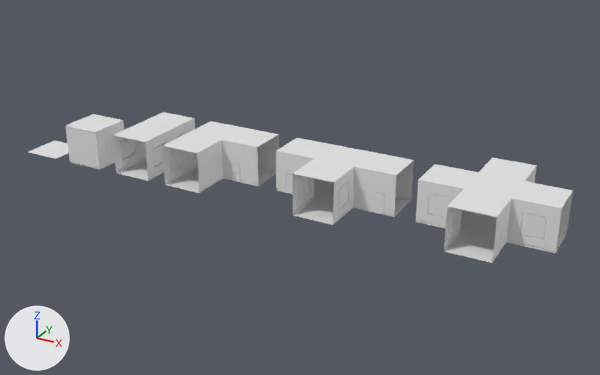
Renders of the FBX model Assets/Models/ModelosCorredoresPedro.fbx from each side of a commit.
Camera for both pictures: a camera (50 mm lens) standing at (56.5, -57.8, 31.8) and looking at (21.4, 6.1, -0.2). Arrows for +X, +Y and +Z are at lower left; the lights stay in place. Where no turn or scale is listed for an object, it has been applied to the vertices.

The older version as bpy lines, for what is in view:
```python
me_alley = bpy.data.meshes.new('Alley')
me_alley.from_pydata(...)  # 477 vertices, 452 faces; spans x -2.0..2.0, y -0.1..4.0, z 0.0..4.0
me_alley.materials.append(mat_textura)  # white #e7e7e7
me_fork = bpy.data.meshes.new('Fork')
me_fork.from_pydata(...)  # 1623 vertices, 1585 faces; spans x -6.0..6.0, y 0.0..8.0, z 0.0..4.0
me_fork.materials.append(mat_textura)  # white #e7e7e7
me_hall = bpy.data.meshes.new('Hall')
me_hall.from_pydata(...)  # 726 vertices, 684 faces; spans x -2.01..2.0, y 0.0..8.0, z 0.0..4.0
me_hall.materials.append(mat_textura)  # white #e7e7e7
me_intersection = bpy.data.meshes.new('Intersection')
me_intersection.from_pydata(...)  # 1520 vertices, 1449 faces; spans x -6.0..6.0, y 0.0..12.0, z 0.0..4.0
me_intersection.materials.append(mat_textura)  # white #e7e7e7
me_turn = bpy.data.meshes.new('Turn')
me_turn.from_pydata(...)  # 1268 vertices, 1216 faces; spans x -2.0..6.0, y 0.0..8.0, z 0.0..4.0
me_turn.materials.append(mat_textura)  # white #e7e7e7
ob_alley = bpy.data.objects.new('Alley', me_alley)
ob_alley.location = (0.0, 0.0, 0.0)
ob_fork = bpy.data.objects.new('Fork', me_fork)
ob_fork.location = (26.0, 0.0, 0.0)
ob_hall = bpy.data.objects.new('Hall', me_hall)
ob_hall.location = (6.0, 0.0, 0.0)
ob_intersection = bpy.data.objects.new('Intersection', me_intersection)
ob_intersection.location = (40.0, 0.0, 0.0)
ob_turn = bpy.data.objects.new('Turn', me_turn)
ob_turn.location = (12.0, 0.0, 0.0)
```
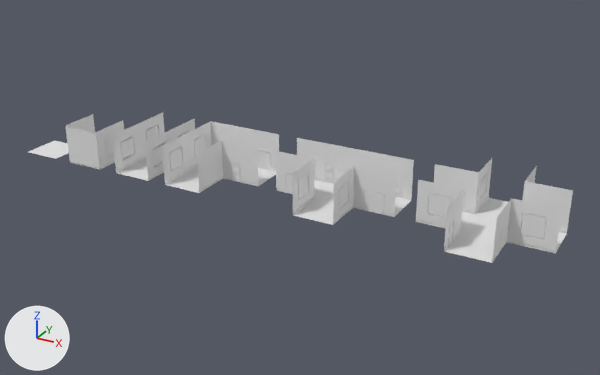
Where the newer file only moved an object's origin or applied its transform, the numbers keep the older frame.

Boxes (x1, y1, x2, y2) around the edits, measured in the pictures (600 x 375 px):
'Intersection', reshaped: before (416, 157, 573, 263); after (416, 158, 573, 263)
part 1 of me_alley, deleted: before (67, 114, 122, 132)
part 2 of me_turn, deleted: before (163, 121, 278, 153)
part 3 of me_intersection, deleted: before (418, 157, 573, 217)
part 4 of me_hall, deleted: before (114, 112, 194, 142)
part 5 of me_fork, deleted: before (276, 138, 413, 182)

Diff of the bpy script that builds the scene:
```diff
--- a/Assets/Models/ModelosCorredoresPedro.fbx.py
+++ b/Assets/Models/ModelosCorredoresPedro.fbx.py
@@ me_intersection @@
 # used by ob_intersection; location = (40.0, 0.0, 0.0)
-me_intersection.from_pydata(...)  # 1520 vertices, 1449 faces; spans x -6.0..6.0, y 0.0..12.0, z 0.0..4.0
+me_intersection.from_pydata(...)  # 1421 vertices, 1329 faces; spans x -6.0..6.0, y 0.0..12.0, z 0.0..4.0
+# me_intersection part 3
+# 99 vertices are removed from x -6.0..6.0, y 0.0..12.0, z 4.0
+# 120 faces are deleted
 me_intersection.materials.append(mat_textura)
@@ me_fork @@
 # used by ob_fork; location = (26.0, 0.0, 0.0)
-me_fork.from_pydata(...)  # 1623 vertices, 1585 faces; spans x -6.0..6.0, y 0.0..8.0, z 0.0..4.0
+me_fork.from_pydata(...)  # 1486 vertices, 1417 faces; spans x -6.0..6.0, y 0.0..8.0, z 0.0..4.0
+# me_fork part 5
+# 137 vertices are removed from x -6.0..6.0, y 0.0..7.0, z 4.0
+# 168 faces are deleted
 me_fork.materials.append(mat_textura)
@@ me_turn @@
 # used by ob_turn; location = (12.0, 0.0, 0.0)
-me_turn.from_pydata(...)  # 1268 vertices, 1216 faces; spans x -2.0..6.0, y 0.0..8.0, z 0.0..4.0
+me_turn.from_pydata(...)  # 1153 vertices, 1084 faces; spans x -2.0..6.0, y 0.0..8.0, z 0.0..4.0
+# me_turn part 2
+# 115 vertices are removed from x -1.0..6.0, y 0.0..7.0, z 4.0
+# 132 faces are deleted
 me_turn.materials.append(mat_textura)
@@ me_hall @@
 # used by ob_hall; location = (6.0, 0.0, 0.0)
-me_hall.from_pydata(...)  # 726 vertices, 684 faces; spans x -2.01..2.0, y 0.0..8.0, z 0.0..4.0
+me_hall.from_pydata(...)  # 687 vertices, 636 faces; spans x -2.01..2.0, y 0.0..8.0, z 0.0..4.0
+# me_hall part 4
+# 39 vertices are removed from x -1.0..1.0, y 0.0..8.0, z 4.0
+# 48 faces are deleted
 me_hall.materials.append(mat_textura)
@@ me_alley @@
 # used by ob_alley; location = (0.0, 0.0, 0.0)
-me_alley.from_pydata(...)  # 477 vertices, 452 faces; spans x -2.0..2.0, y -0.1..4.0, z 0.0..4.0
+me_alley.from_pydata(...)  # 453 vertices, 418 faces; spans x -2.0..2.0, y -0.1..4.0, z 0.0..4.0
+# me_alley part 1
+# 24 vertices are removed from x -1.0..1.97, y 1.0..4.0, z 4.0
+# 34 faces are deleted
 me_alley.materials.append(mat_textura)
```
